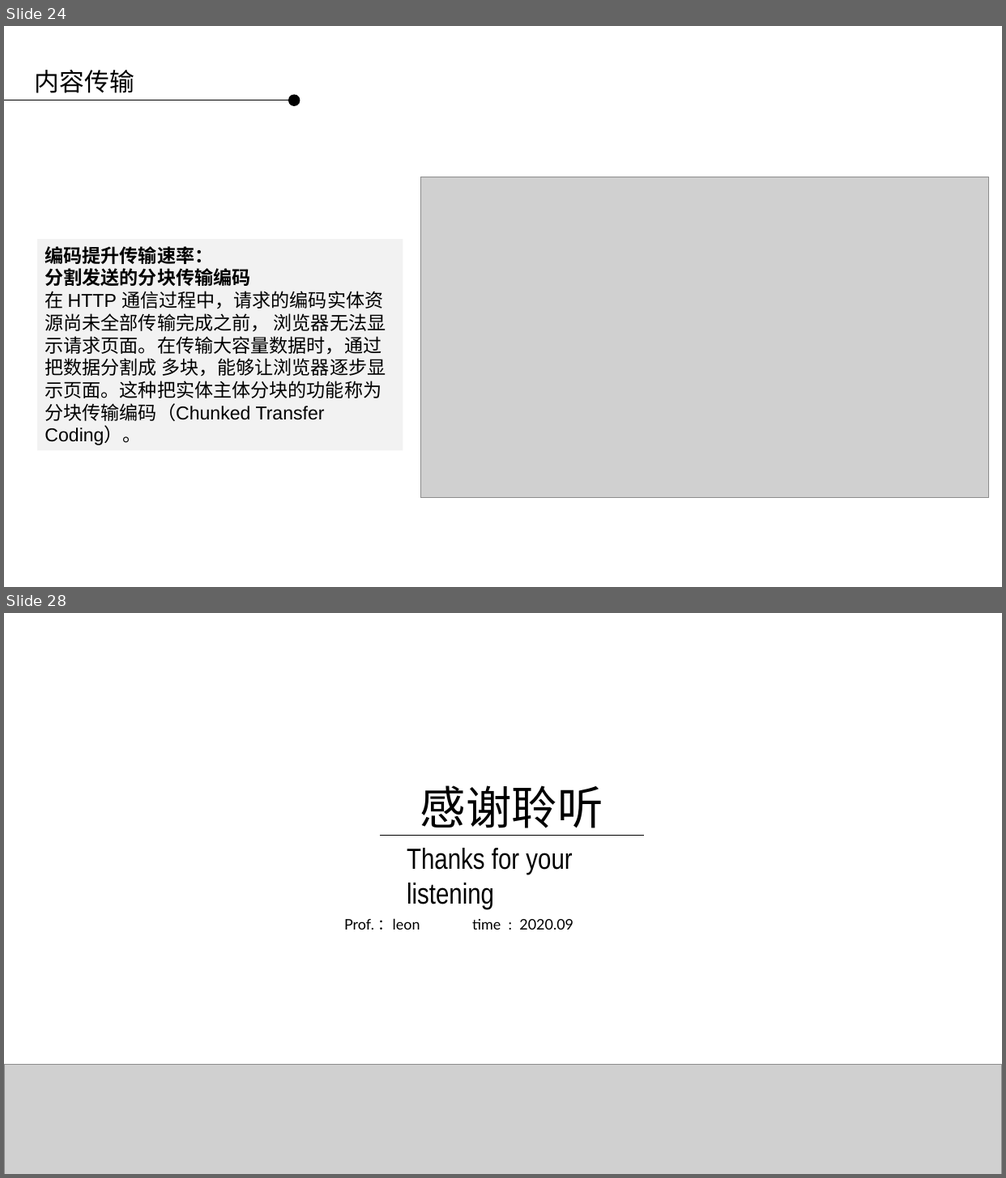
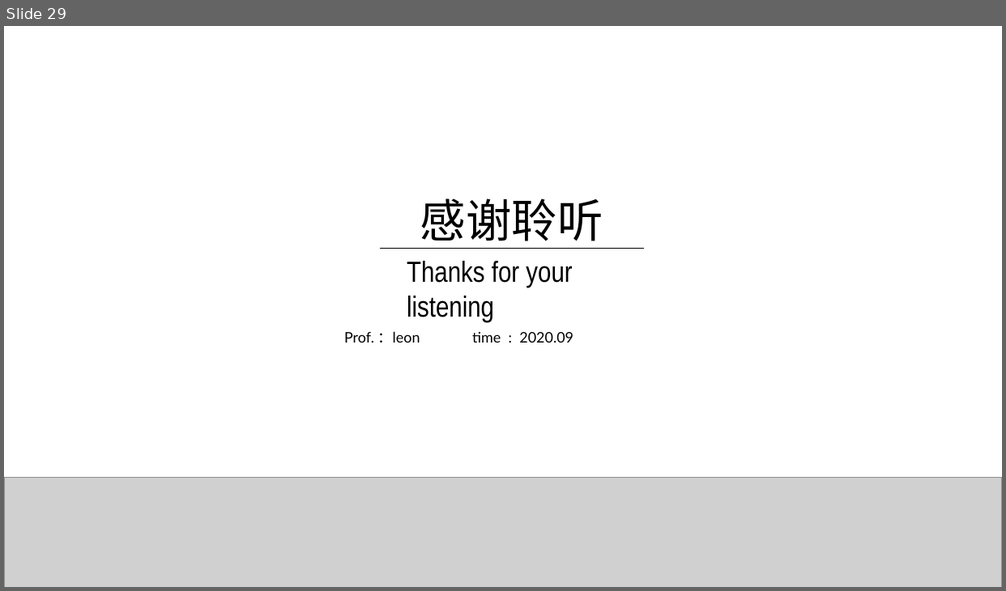
Before and after one commit to applepip/Big_Data, a slide deck: 产品大数据分析与建模/大数据分析与建模 第二讲.pptx. Shown one above the other, each under a label of ours: slides 24 and 28 before the commit, slide 29 after it; the slides between them are not shown. The pictures are 1006x1178 and 1006x591 pixels, drawn with LibreOffice and Linux fonts; fonts in the diff are those of the drawing; grey boxes stand for pictures; background and template pictures are left out. Boxes give left, top, right and bottom in pixels: in the first picture for what was removed or moved away, otherwise in the second. Text is boxed around its words. In the diff, an @@ line names an element or a change of style, - is before the commit and + after.

Commit message:
大数据第二讲建模与python代码实践

```diff
--- a/产品大数据分析与建模/大数据分析与建模 第二讲.pptx
+++ b/产品大数据分析与建模/大数据分析与建模 第二讲.pptx
@@ slide 24 removed at (4, 26, 1002, 587), background picture (left out) @@
@@ text removed at (35, 70, 134, 93) @@
-内容传输
@@ ellipse removed at (288, 95, 300, 107) @@
@@ line removed from (4, 100) to (288, 100) @@
@@ picture removed at (420, 177, 988, 498) @@
@@ rectangle removed at (38, 239, 403, 451) @@
-编码提升传输速率：
-分割发送的分块传输编码
-在 HTTP 通信过程中，请求的编码实体资源尚未全部传输完成之前， 浏览器无法显示请求页面。在传输大容量数据时，通过把数据分割成 多块，能够让浏览器逐步显示页面。这种把实体主体分块的功能称为分块传输编码（Chunked Transfer Coding）。
@@ what was slide 28 is now slide 29 @@
```
Also in this commit, not shown: 1 slide changed, 26 slides added, 24 other slides removed, 2 other files.
